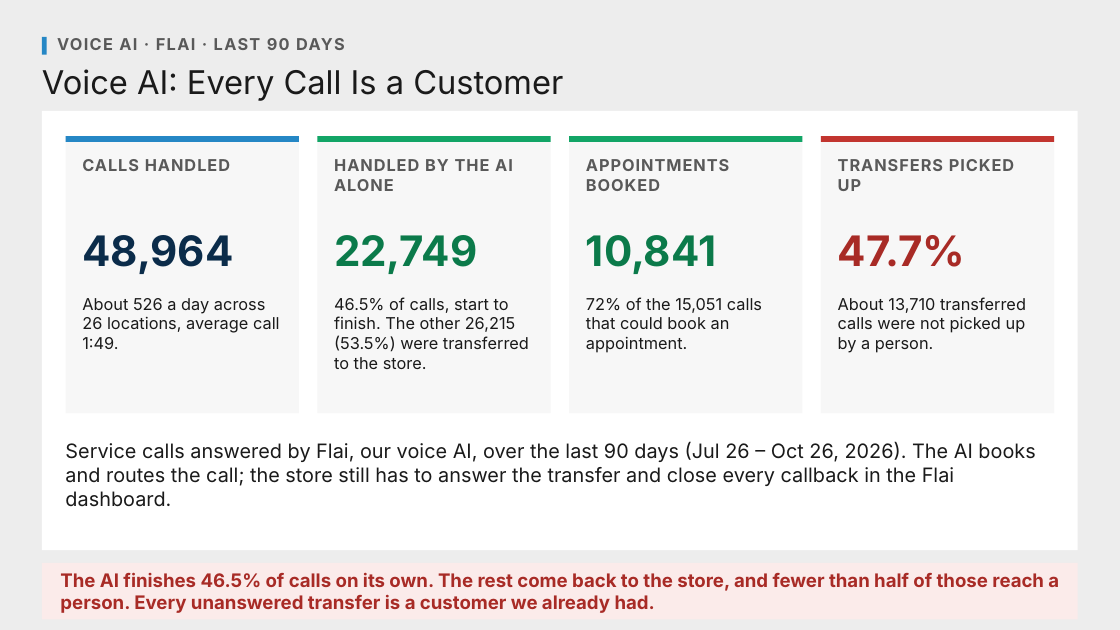
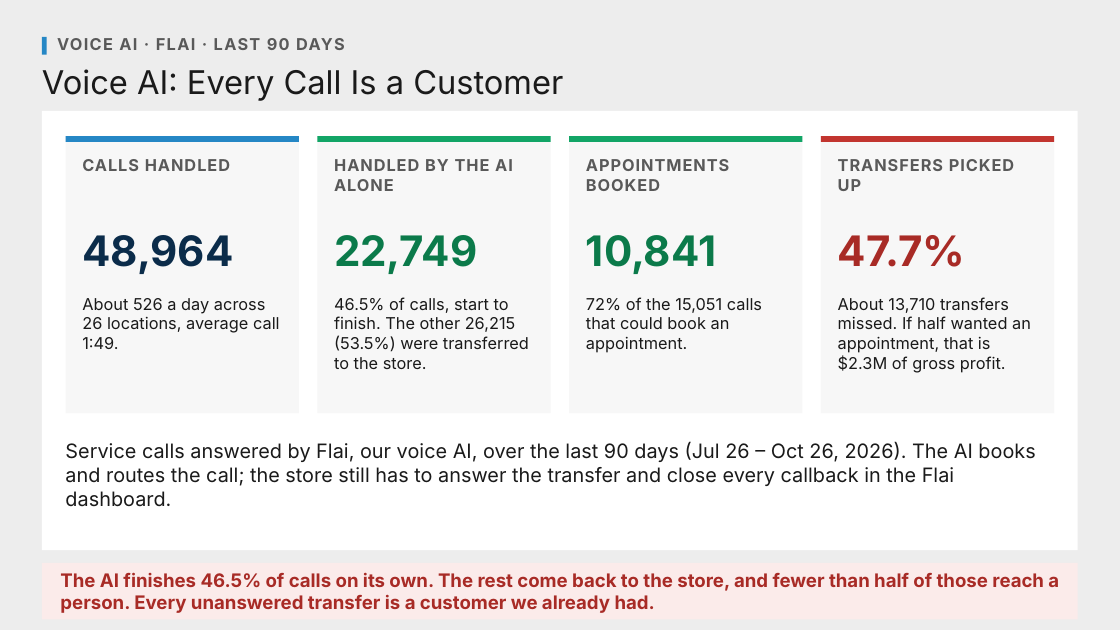
Before and after one commit to Ndresner/Noah, a slide deck: slide 1 of day2-deck/decks/Voice AI - Flai.pptx. Drawn at 1120x630 pixels with LibreOffice and Linux fonts; fonts in the diff are those of the drawing. Boxes give left, top, right and bottom in pixels: in the first picture for what was removed or moved away, otherwise in the second. Text is boxed around its words. In the diff, an @@ line names an element or a change of style, - is before the commit and + after.

```diff
--- a/day2-deck/decks/Voice AI - Flai.pptx
+++ b/day2-deck/decks/Voice AI - Flai.pptx
@@ text at (x1=838, y1=297, x2=1031, y2=373): text changed @@
-About 13,710 transferred calls were not picked up by a person.
+About 13,710 transfers missed. If half wanted an appointment, that is $2.3M of gross profit.
```
Also in this commit, not shown: 3 other files.
